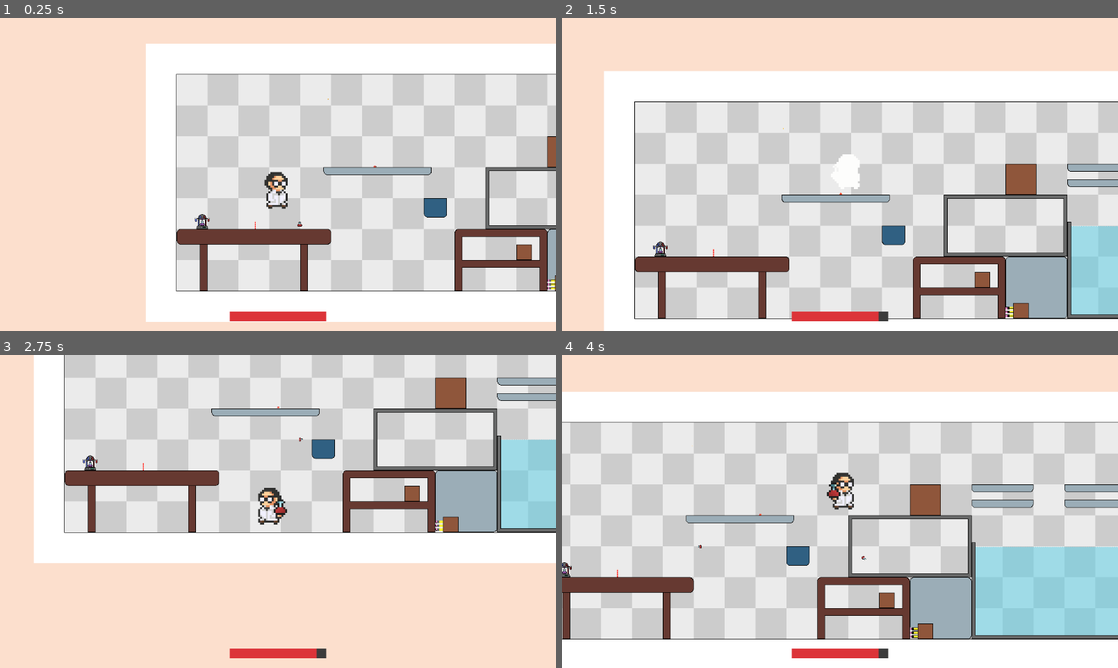
Above: before the commit, frames 1-4 (two rows, left to right).
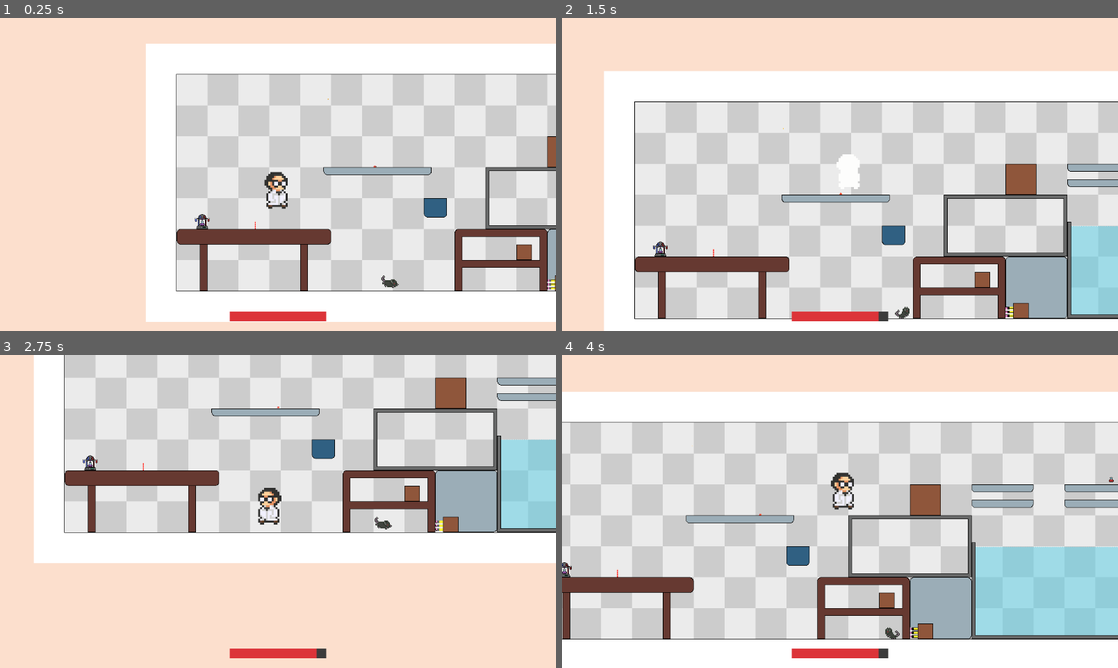
Above: after the commit, the same moments.

Repository: conor-wilson/dr-shrink
Game: Godot game, scene res://scenes/main.tscn
The game is run twice, just before and just after one commit, with the same random seed, the same clock (stepped at 60 frames per second) and the same inputs. Sound files missing from this copy of the repository are replaced by a short silence.
Inputs:
- Up to frame 1 (0.25 s): no input
- Up to frame 2 (1.5 s): hold Right (Right) from 0.53 s (still down); tap Space (Shoot) at 0.6 s; tap W (Jump) at 0.77 s; tap Down (Shrink) at 1.35 s
- Up to frame 3 (2.75 s): tap W (Jump) at 1.52 s; release Right (Right) at 2.03 s; hold Left (Left) from 2.03 s (still down); tap Space (Shoot) at 2.1 s
- Up to frame 4 (4 s): release Left (Left) at 2.78 s; hold Right (Right) from 2.78 s (still down); tap Down (Shrink) at 2.85 s; tap W (Jump) at 3.02, 3.77 s; tap Space (Shoot) at 3.6 s

The runs differ from the first frame. In frame 1, less than 0.1% of the frame differs, in the area x 53-72%, y 65-87%; in frame 2, less than 0.1%; in frame 3, 0.2%; in frame 4, 0.2%, in the area x 24-100%, y 38-91%.

Commit message:
Added actual Rat enemy

Diff:
--- a/shrinker/shrinker/scenes/entities/rat.gd
+++ /dev/null
@@ -1,21 +0,0 @@
-extends CharacterBody2D
-
-var health := 2
-var direction_x := 1
-@export var speed := 100
-
-func _process(delta : float):
-	position.x += speed * direction_x * delta
-
-func _physics_process(delta: float) -> void:
-	apply_gravity(delta)
-	move_and_slide()
-
-func apply_gravity(delta: float):
-	if not is_on_floor():
-		var vel_due_to_gravity:Vector2 = get_gravity() * delta
-		velocity += vel_due_to_gravity
-
-func _on_boarder_area_body_entered(body: Node2D) -> void:
-	if body is not CharacterBody2D:
-		direction_x = -direction_x
--- a/shrinker/shrinker/scenes/entities/rat.tscn
+++ b/shrinker/shrinker/scenes/entities/rat.tscn
@@ -1,30 +1,92 @@
-[gd_scene load_steps=5 format=3 uid="uid://cu4lgm6j38g3t"]
+[gd_scene load_steps=14 format=3 uid="uid://83ie1giq43x3"]
 
-[ext_resource type="Script" path="res://scenes/entities/rat.gd" id="1_026t1"]
-[ext_resource type="Texture2D" uid="uid://jav6v607tnug" path="res://icon.svg" id="1_spujb"]
+[ext_resource type="Script" path="res://scenes/entities/worm.gd" id="1_8gmq2"]
+[ext_resource type="Shader" path="res://scenes/entities/flicker.gdshader" id="2_b638e"]
+[ext_resource type="Texture2D" uid="uid://b42b5674viw8j" path="res://graphics/critters/rat/Rat1.png" id="3_ig6ry"]
+[ext_resource type="Texture2D" uid="uid://ddiit4ijvj266" path="res://graphics/critters/rat/Rat2.png" id="4_ie44b"]
+[ext_resource type="AudioStream" uid="uid://cchg7ssppn6ng" path="res://audio/shot_01.ogg" id="5_bgmv3"]
+[ext_resource type="Texture2D" uid="uid://cyonrsxqqsy3r" path="res://graphics/critters/rat/Rat3.png" id="5_ywvxb"]
+[ext_resource type="Texture2D" uid="uid://bs5xkrjnbkarn" path="res://graphics/critters/rat/Rat4.png" id="6_q7ye7"]
+[ext_resource type="Texture2D" uid="uid://cildma3m2gbn8" path="res://graphics/critters/rat/Rat5.png" id="7_58xj5"]
 
-[sub_resource type="RectangleShape2D" id="RectangleShape2D_60jg2"]
-size = Vector2(118, 120.275)
+[sub_resource type="ShaderMaterial" id="ShaderMaterial_cekey"]
+resource_local_to_scene = true
+shader = ExtResource("2_b638e")
+shader_parameter/color = Color(0.992157, 0.992157, 0.988235, 1)
+shader_parameter/amount = 0.0
 
-[sub_resource type="RectangleShape2D" id="RectangleShape2D_ofhsy"]
-size = Vector2(78, 20)
+[sub_resource type="SpriteFrames" id="SpriteFrames_ag4mx"]
+animations = [{
+"frames": [{
+"duration": 1.0,
+"texture": ExtResource("3_ig6ry")
+}, {
+"duration": 1.0,
+"texture": ExtResource("4_ie44b")
+}, {
+"duration": 1.0,
+"texture": ExtResource("5_ywvxb")
+}, {
+"duration": 1.0,
+"texture": ExtResource("6_q7ye7")
+}, {
+"duration": 1.0,
+"texture": ExtResource("7_58xj5")
+}],
+"loop": true,
+"name": &"default",
+"speed": 10.0
+}]
 
-[node name="Rat" type="CharacterBody2D"]
-script = ExtResource("1_026t1")
+[sub_resource type="CapsuleShape2D" id="CapsuleShape2D_hhmaw"]
+radius = 48.0
+height = 128.0
 
-[node name="Sprite2D" type="Sprite2D" parent="."]
-modulate = Color(1, 0, 0, 1)
-scale = Vector2(0.4759, 0.4759)
-texture = ExtResource("1_spujb")
+[sub_resource type="RectangleShape2D" id="RectangleShape2D_8hgud"]
+size = Vector2(146, 2)
+
+[sub_resource type="RectangleShape2D" id="RectangleShape2D_plyin"]
+size = Vector2(9, 22.25)
+
+[node name="Rat" type="Area2D"]
+collision_layer = 4
+collision_mask = 19
+script = ExtResource("1_8gmq2")
+
+[node name="AnimatedSprite2D" type="AnimatedSprite2D" parent="."]
+material = SubResource("ShaderMaterial_cekey")
+scale = Vector2(8, 8)
+sprite_frames = SubResource("SpriteFrames_ag4mx")
+autoplay = "default"
+frame_progress = 0.888987
 
 [node name="CollisionShape2D" type="CollisionShape2D" parent="."]
-position = Vector2(0, -0.461599)
-scale = Vector2(0.473275, 0.473275)
-shape = SubResource("RectangleShape2D_60jg2")
+rotation = 1.5708
+shape = SubResource("CapsuleShape2D_hhmaw")
 
-[node name="BoarderArea" type="Area2D" parent="."]
+[node name="BorderArea" type="Area2D" parent="."]
 
-[node name="CollisionShape2D" type="CollisionShape2D" parent="BoarderArea"]
-shape = SubResource("RectangleShape2D_ofhsy")
+[node name="CollisionShape2D" type="CollisionShape2D" parent="BorderArea"]
+position = Vector2(0, 42)
+shape = SubResource("RectangleShape2D_8hgud")
 
-[connection signal="body_entered" from="BoarderArea" to="." method="_on_boarder_area_body_entered"]
+[node name="BottomRightArea" type="Area2D" parent="."]
+
+[node name="CollisionShape2D" type="CollisionShape2D" parent="BottomRightArea"]
+position = Vector2(67, 60)
+shape = SubResource("RectangleShape2D_plyin")
+
+[node name="BottomLeftArea" type="Area2D" parent="."]
+
+[node name="CollisionShape2D" type="CollisionShape2D" parent="BottomLeftArea"]
+position = Vector2(-69.5, 58.875)
+shape = SubResource("RectangleShape2D_plyin")
+
+[node name="DamageSound" type="AudioStreamPlayer2D" parent="."]
+stream = ExtResource("5_bgmv3")
+
+[connection signal="area_entered" from="." to="." method="_on_area_entered"]
+[connection signal="body_entered" from="." to="." method="_on_body_entered"]
+[connection signal="body_entered" from="BorderArea" to="." method="_on_border_area_body_entered"]
+[connection signal="body_exited" from="BottomRightArea" to="." method="_on_bottom_right_area_body_exited"]
+[connection signal="body_exited" from="BottomLeftArea" to="." method="_on_bottom_left_area_body_exited"]
--- a/shrinker/shrinker/scenes/entities/worm.gd
+++ b/shrinker/shrinker/scenes/entities/worm.gd
@@ -1,6 +1,6 @@
 extends Area2D
 
-var health := 2
+@export var health := 2
 var direction:Vector2 = Vector2.RIGHT
 @export var speed:int = 50
 
@@ -32,7 +32,9 @@
 	check_death()
 
 func _on_body_entered(body: Node2D) -> void:
+	print("HEY!")
 	if body is Player:
+		print("HO!")
 		body.damage(10)
 
 func move(delta:float):
--- a/shrinker/shrinker/scenes/levels/level.tscn
+++ b/shrinker/shrinker/scenes/levels/level.tscn
@@ -9,6 +9,7 @@
 [ext_resource type="PackedScene" uid="uid://dx2ny8uhi6m5v" path="res://scenes/entities/worm.tscn" id="5_uebae"]
 [ext_resource type="Texture2D" uid="uid://5ndf1hk58gps" path="res://graphics/level/tilesets/decoration_tilemap.png" id="7_dx145"]
 [ext_resource type="PackedScene" uid="uid://bm5nb2a6vxhpe" path="res://scenes/entities/potion_machine.tscn" id="7_i7cbh"]
+[ext_resource type="PackedScene" uid="uid://83ie1giq43x3" path="res://scenes/entities/rat.tscn" id="8_121db"]
 
 [sub_resource type="TileSetAtlasSource" id="TileSetAtlasSource_4fu6d"]
 texture = ExtResource("3_4q3k8")
@@ -383,12 +384,16 @@
 [node name="Worm" parent="Enemies" instance=ExtResource("5_uebae")]
 position = Vector2(1888, 1016)
 
+[node name="Rat" parent="Enemies" instance=ExtResource("8_121db")]
+position = Vector2(1942, 2000)
+speed = 350
+
 [node name="Bullets" type="Node2D" parent="."]
 
 [node name="Items" type="Node2D" parent="."]
 
 [node name="Gun" parent="Items" instance=ExtResource("5_oude2")]
-position = Vector2(1274, 1494)
+position = Vector2(4996, 725)
 float_amplitude = 20.0
 
 [node name="BeePathPoints" type="Node2D" parent="."]
Not shown: 1 places in shrinker/shrinker/scenes/levels/level.tscn that only renumber resources
